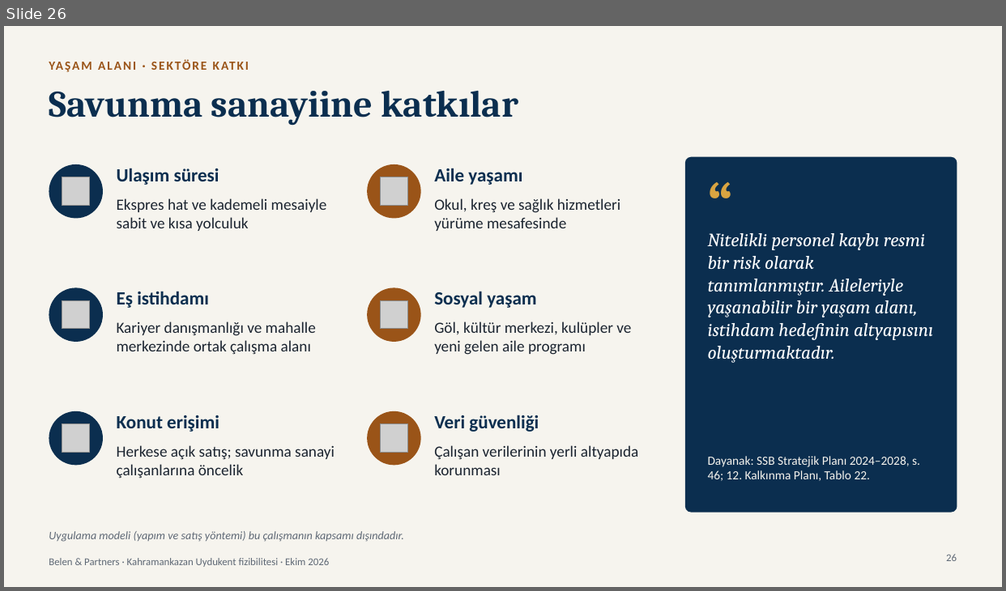
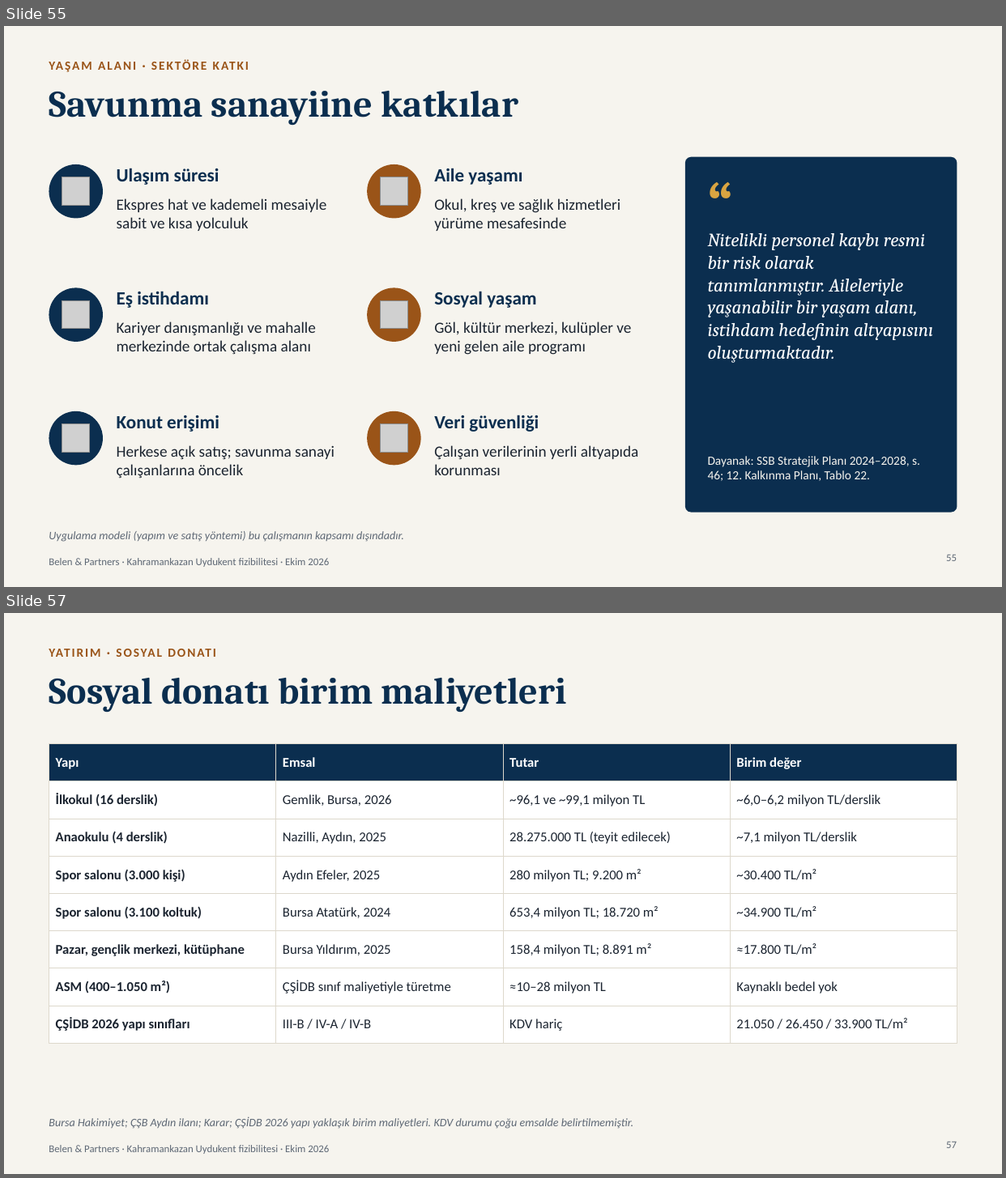
Before and after one commit to modularbelen-del/sunum, a slide deck: reports/Kahramankazan Uydukent sunumu.pptx. Shown one above the other, each under a label of ours: slide 26 before the commit, slides 55 and 57 after it; the slides between them are not shown. The pictures are 1006x591 and 1006x1178 pixels, drawn with LibreOffice and Linux fonts; fonts in the diff are those of the drawing; grey boxes stand for pictures. Boxes give left, top, right and bottom in pixels: in the first picture for what was removed or moved away, otherwise in the second. Text is boxed around its words. In the diff, an @@ line names an element or a change of style, - is before the commit and + after.

```diff
--- a/reports/Kahramankazan Uydukent sunumu.pptx
+++ b/reports/Kahramankazan Uydukent sunumu.pptx
@@ slide 57 added at bbox=[4, 613, 1002, 1174], background #F6F4EE; not listed: 1 template element that a slide beside it also shows @@
@@ text added at bbox=[49, 645, 722, 667], 12 pt, text #9A5418, bold @@
+YATIRIM · SOSYAL DONATI
@@ title added at bbox=[49, 678, 566, 712], 36 pt, text #0B2E4F, bold @@
+Sosyal donatı birim maliyetleri
@@ table added at bbox=[49, 744, 957, 1034], 8 rows, 4 columns @@
+Yapı | Emsal | Tutar | Birim değer
+İlkokul (16 derslik) | Gemlik, Bursa, 2026 | ~96,1 ve ~99,1 milyon TL | ~6,0–6,2 milyon TL/derslik
+Anaokulu (4 derslik) | Nazilli, Aydın, 2025 | 28.275.000 TL (teyit edilecek) | ~7,1 milyon TL/derslik
+Spor salonu (3.000 kişi) | Aydın Efeler, 2025 | 280 milyon TL; 9.200 m² | ~30.400 TL/m²
+Spor salonu (3.100 koltuk) | Bursa Atatürk, 2024 | 653,4 milyon TL; 18.720 m² | ~34.900 TL/m²
+Pazar, gençlik merkezi, kütüphane | Bursa Yıldırım, 2025 | 158,4 milyon TL; 8.891 m² | ≈17.800 TL/m²
+ASM (400–1.050 m²) | ÇŞİDB sınıf maliyetiyle türetme | ≈10–28 milyon TL | Kaynaklı bedel yok
+ÇŞİDB 2026 yapı sınıfları | III-B / IV-A / IV-B | KDV hariç | 21.050 / 26.450 / 33.900 TL/m²
@@ text added at bbox=[49, 1117, 633, 1129], 11 pt, text #5E6875, italic @@
+Bursa Hakimiyet; ÇŞB Aydın ilanı; Karar; ÇŞİDB 2026 yapı yaklaşık birim maliyetleri. KDV durumu çoğu emsalde belirtilmemiştir.
@@ page number added at bbox=[946, 1142, 957, 1148], 10 pt, text #5E6875 @@
+57
@@ what was slide 26 is now slide 55 @@
@@ page number at bbox=[946, 555, 957, 561]: text changed @@
-26
+55
```
Also in this commit, not shown: 5 slides changed, 34 other slides added, 2 other files.
